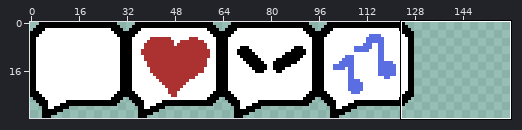
Two states of a sprite sheet, image_dev/emote_bubble.png. Above, an overview of the earlier version with the close-up marked.
Close-up. Old version:
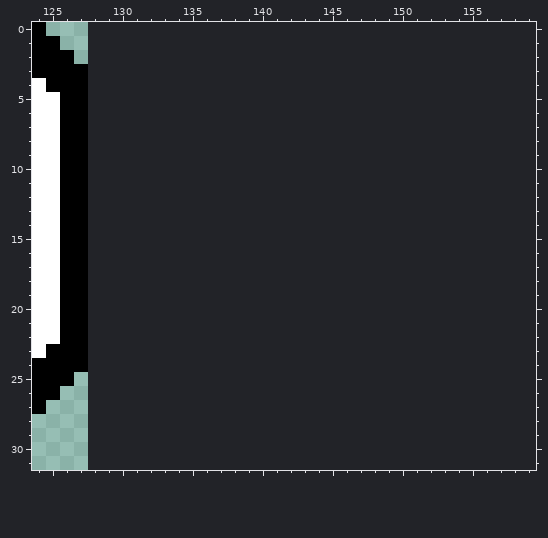
The file is 128x32 pixels. Shown: x 124..159, y 0..31. The old version is drawn lined up with the new one, on the new canvas.
After:
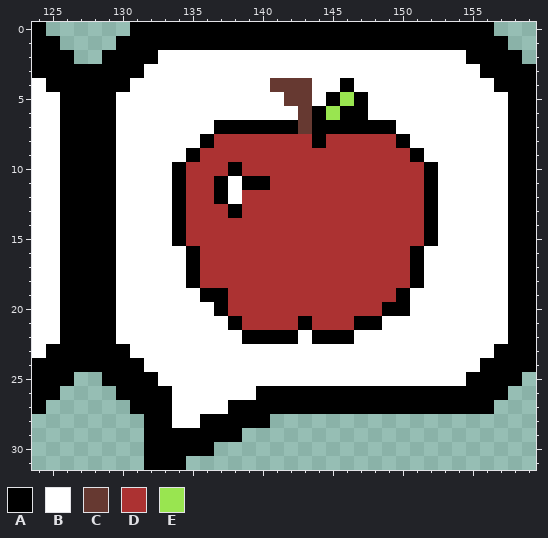
Palette (. is transparent): A #000000  B #ffffff  C #663931  D #ac3232  E #99e550
Author's note on the commit: Emote based on condition
Change:
canvas 128x32 -> 160x32
@@ x 124..159 @@
- 0 A...................................
- 1 AA..................................
- 2 AAA.................................
- 3 AAAA................................
- 4 BAAA................................
- 5 BBAA................................
- 6 BBAA................................
- 7 BBAA................................
- 8 BBAA................................
- 9 BBAA................................
-10 BBAA................................
-11 BBAA................................
-12 BBAA................................
-13 BBAA................................
-14 BBAA................................
-15 BBAA................................
-16 BBAA................................
-17 BBAA................................
-18 BBAA................................
-19 BBAA................................
-20 BBAA................................
-21 BBAA................................
-22 BBAA................................
-23 BAAA................................
-24 AAAA................................
-25 AAA.................................
-26 AA..................................
-27 A...................................
-28 ....................................
-29 ....................................
-30 ....................................
-31 ....................................
+ 0 A......AAAAAAAAAAAAAAAAAAAAAAAAAA...
+ 1 AA....AAAAAAAAAAAAAAAAAAAAAAAAAAAA..
+ 2 AAA..AAAABBBBBBBBBBBBBBBBBBBBBBAAAA.
+ 3 AAAAAAAABBBBBBBBBBBBBBBBBBBBBBBBAAAA
+ 4 BAAAAAABBBBBBBBBBCCCBBABBBBBBBBBBAAA
+ 5 BBAAAABBBBBBBBBBBBCCBAEABBBBBBBBBBAA
+ 6 BBAAAABBBBBBBBBBBBBCAEAABBBBBBBBBBAA
+ 7 BBAAAABBBBBBBAAAAAACAAAAAABBBBBBBBAA
+ 8 BBAAAABBBBBBADDDDDDDADDDDDABBBBBBBAA
+ 9 BBAAAABBBBBADDDDDDDDDDDDDDDABBBBBBAA
+10 BBAAAABBBBADDDADDDDDDDDDDDDDABBBBBAA
+11 BBAAAABBBBADDABAADDDDDDDDDDDABBBBBAA
+12 BBAAAABBBBADDABDDDDDDDDDDDDDABBBBBAA
+13 BBAAAABBBBADDDADDDDDDDDDDDDDABBBBBAA
+14 BBAAAABBBBADDDDDDDDDDDDDDDDDABBBBBAA
+15 BBAAAABBBBADDDDDDDDDDDDDDDDDABBBBBAA
+16 BBAAAABBBBBADDDDDDDDDDDDDDDABBBBBBAA
+17 BBAAAABBBBBADDDDDDDDDDDDDDDABBBBBBAA
+18 BBAAAABBBBBADDDDDDDDDDDDDDDABBBBBBAA
+19 BBAAAABBBBBBAADDDDDDDDDDDDABBBBBBBAA
+20 BBAAAABBBBBBBADDDDDDDDDDDAABBBBBBBAA
+21 BBAAAABBBBBBBBADDDDADDDAABBBBBBBBBAA
+22 BBAAAABBBBBBBBBAAAABAAABBBBBBBBBBBAA
+23 BAAAAAABBBBBBBBBBBBBBBBBBBBBBBBBBAAA
+24 AAAAAAAABBBBBBBBBBBBBBBBBBBBBBBBAAAA
+25 AAA..AAAABBBBBBBBBBBBBBBBBBBBBBAAAA.
+26 AA....AAAABBBBBBAAAAAAAAAAAAAAAAAA..
+27 A......AAABBBBAAAAAAAAAAAAAAAAAAA...
+28 ........AABBAAAAA...................
+29 ........AAAAAAA.....................
+30 ........AAAAA.......................
+31 ........AAA.........................
